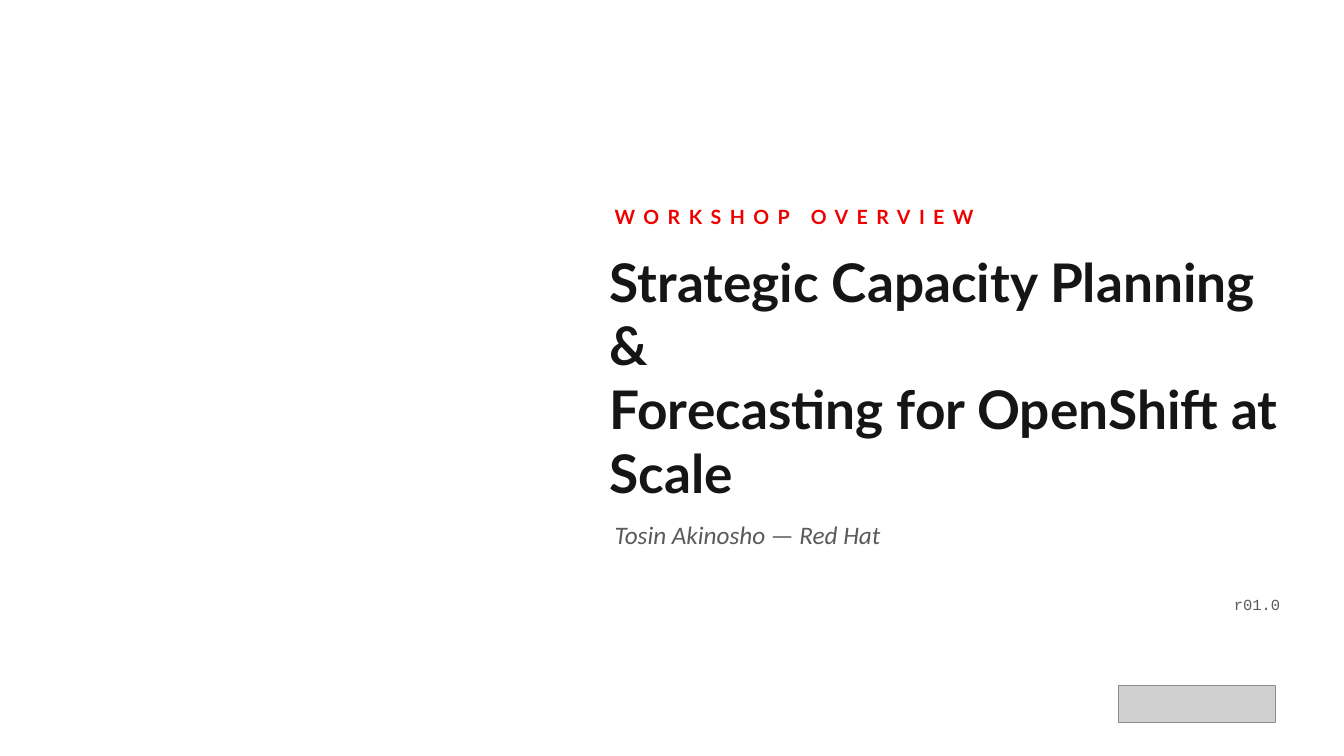
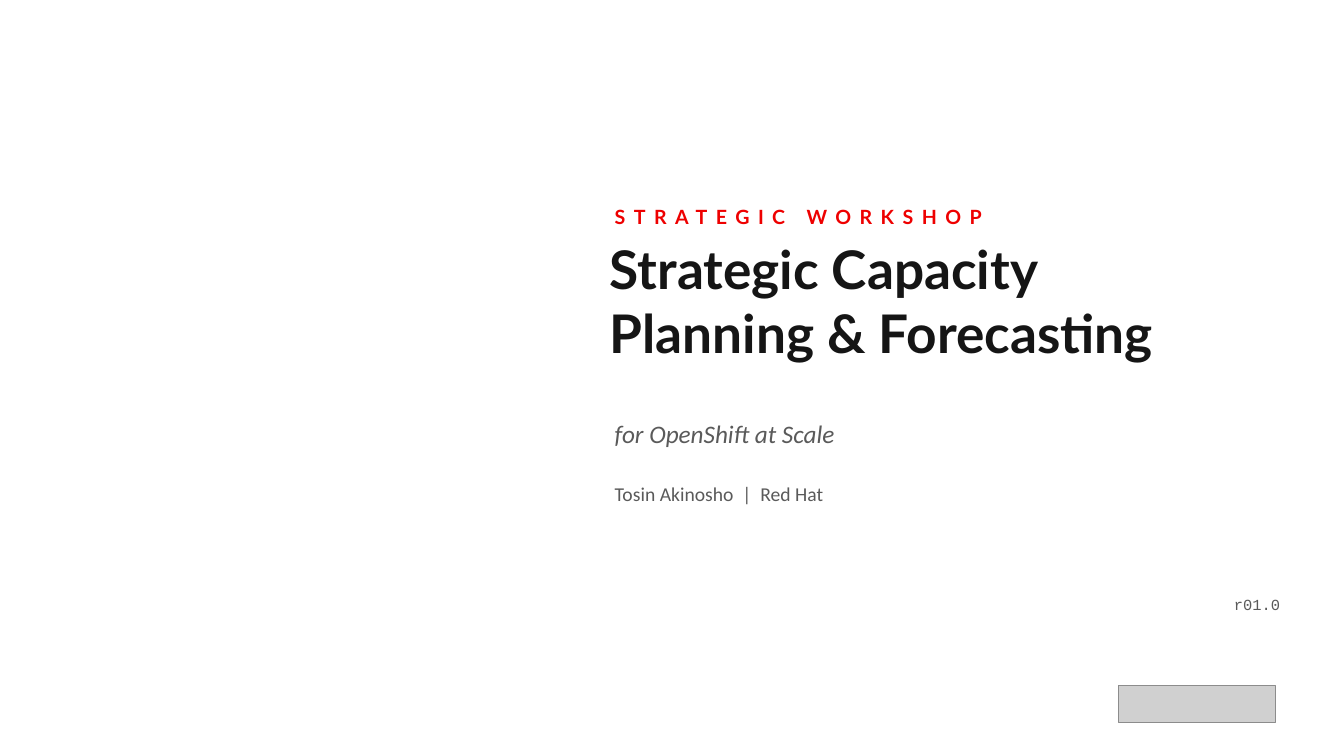
Before and after one commit to tosin2013/capacity-planning-lab-guide, a slide deck: slide 1 of presentation/capacity-planning-workshop-r01.0.pptx. Drawn at 1344x756 pixels with LibreOffice and Linux fonts; fonts in the diff are those of the drawing; grey boxes stand for pictures; background and template pictures are left out. Boxes give left, top, right and bottom in pixels: in the first picture for what was removed or moved away, otherwise in the second. Text is boxed around its words. In the diff, an @@ line names an element or a change of style, - is before the commit and + after.

Commit message:
Rebuild workshop presentation deck with new diagrams and align RHACM version
Replace the prior presentation with a 27-slide programmatic deck covering
business problem, architecture, all 9 modules, outcomes, and 90-day action
plan. Add 4 new diagrams (hub-student architecture, observability data flow,
workshop journey, maturity model). Align README RHACM version to 2.16+ to
match the deployment config and lab guide.

```diff
--- a/presentation/capacity-planning-workshop-r01.0.pptx
+++ b/presentation/capacity-planning-workshop-r01.0.pptx
@@ text at bbox=[610, 249, 1153, 363]: text changed @@
-Strategic Capacity Planning &
-Forecasting for OpenShift at Scale
+Strategic Capacity
+Planning & Forecasting
@@ text at bbox=[610, 249, 819, 299]: text changed @@
-WORKSHOP OVERVIEW
+STRATEGIC WORKSHOP
@@ text added at bbox=[615, 425, 834, 447], 18 pt, text #5A5A5A, italic @@
+for OpenShift at Scale
@@ text "Tosin Akinosho | Red Hat" at bbox=[615, 487, 823, 501]: vertical alignment top to middle @@
@@ text at bbox=[615, 487, 823, 501]: text changed; size 18 to 14 pt; italic off @@
-Tosin Akinosho — Red Hat
+Tosin Akinosho | Red Hat
```
Also in this commit, not shown: 15 other slides changed, 11 slides added, 7 slides removed, 20 other files.
